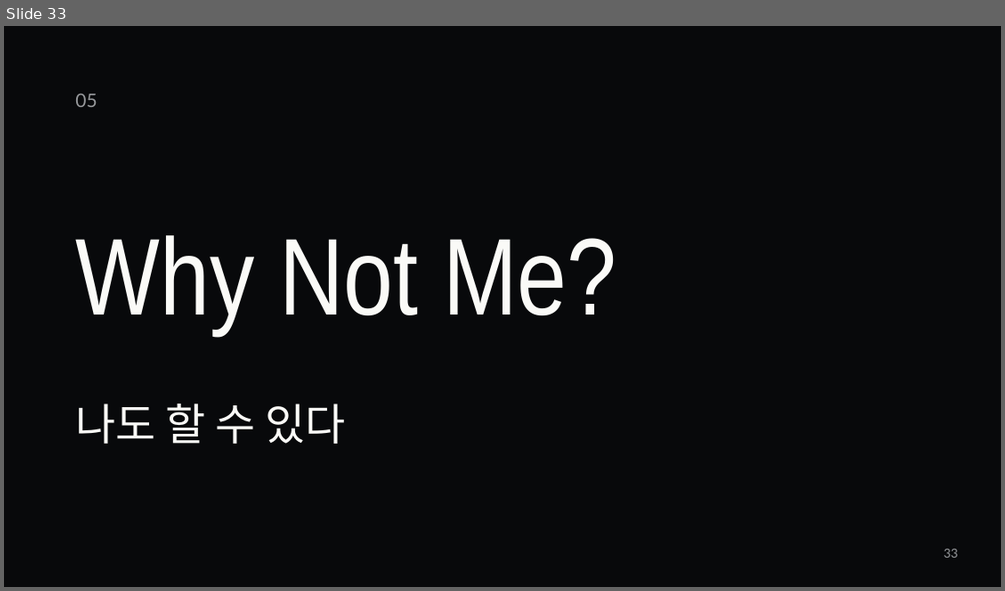
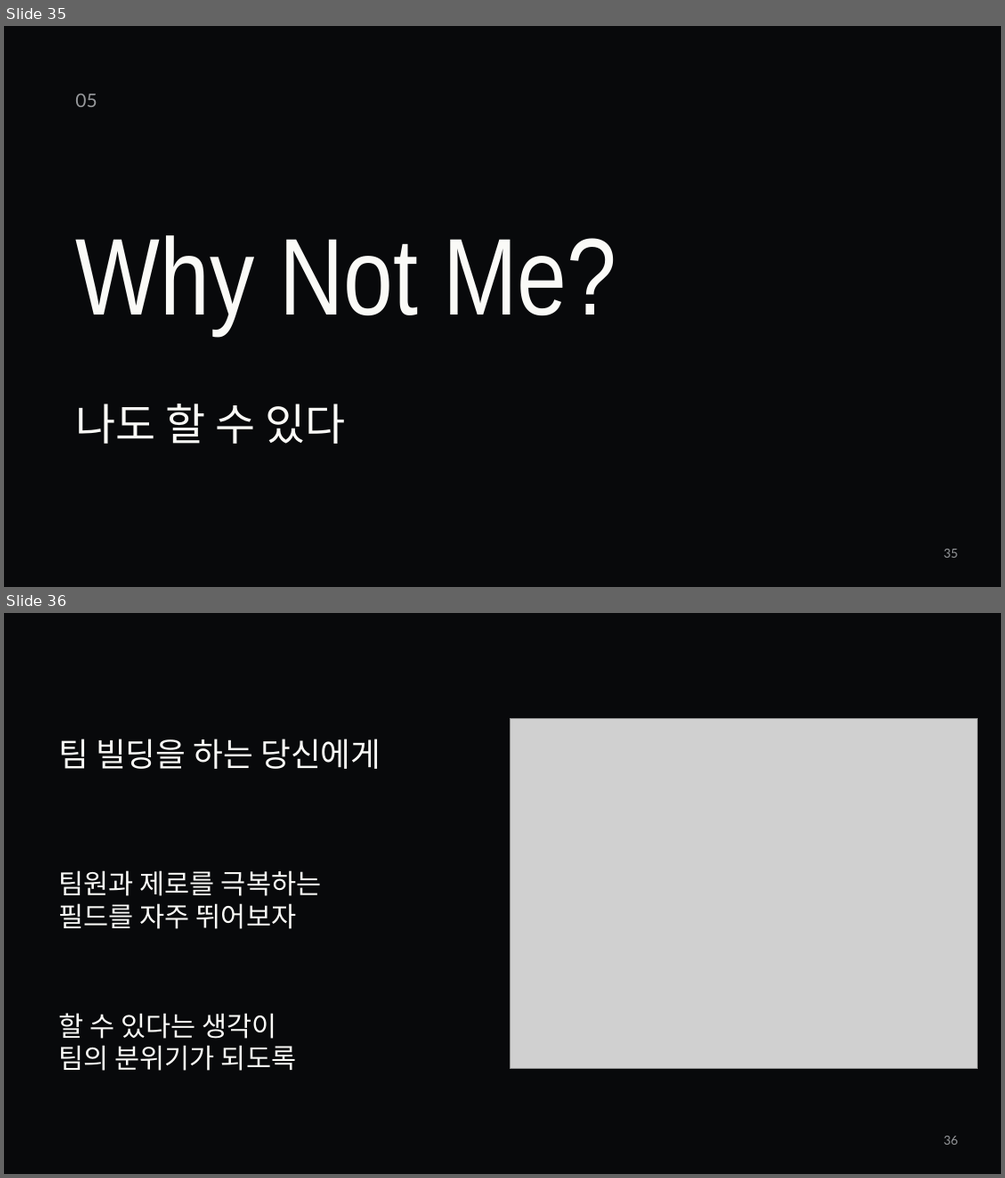
Before and after one commit to jaeyoung5178-bot/Presence, a slide deck: education/mentality/nozero400/NoZero-400Days.pptx. Shown one above the other, each under a label of ours: slide 33 before the commit, slides 35 and 36 after it. The pictures are 1005x591 and 1005x1178 pixels, drawn with LibreOffice and Linux fonts; fonts in the diff are those of the drawing; grey boxes stand for pictures. Boxes give left, top, right and bottom in pixels: in the first picture for what was removed or moved away, otherwise in the second. Text is boxed around its words. In the diff, an @@ line names an element or a change of style, - is before the commit and + after.

```diff
--- a/education/mentality/nozero400/NoZero-400Days.pptx
+++ b/education/mentality/nozero400/NoZero-400Days.pptx
@@ slide 36 added at (4, 613, 1001, 1174), background #08090B @@
@@ picture added at (510, 718, 978, 1070) @@
@@ text added at (58, 738, 380, 769), 31.5 pt, text #FAFAF7 @@
+팀 빌딩을 하는 당신에게
@@ text added at (58, 870, 322, 929), 26.2 pt, text #FAFAF7 @@
+팀원과 제로를 극복하는
+필드를 자주 뛰어보자
@@ text added at (58, 1013, 296, 1070), 26.2 pt, text #FAFAF7 @@
+할 수 있다는 생각이
+팀의 분위기가 되도록
@@ text added at (944, 1135, 958, 1144), 12 pt, text #96989B @@
+36
@@ what was slide 33 is now slide 35 @@
@@ slide 35 changed as well @@
@@ text at (944, 548, 958, 557): text changed @@
-33
+35
```
Also in this commit, not shown: 4 other slides changed, 13 other slides added, 12 slides removed, 5 other files.
